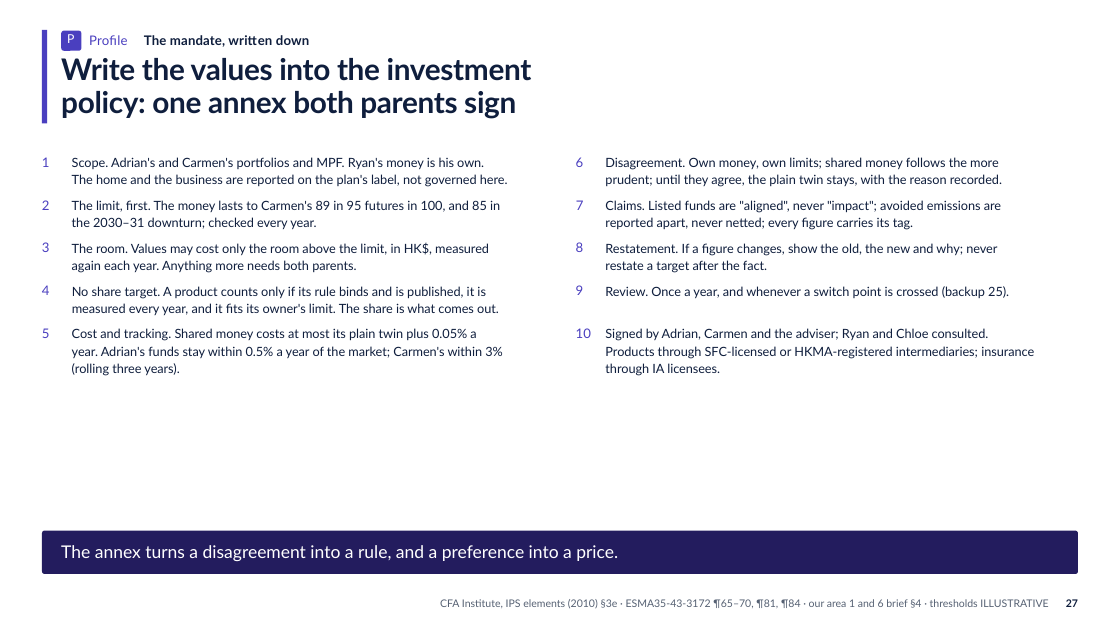
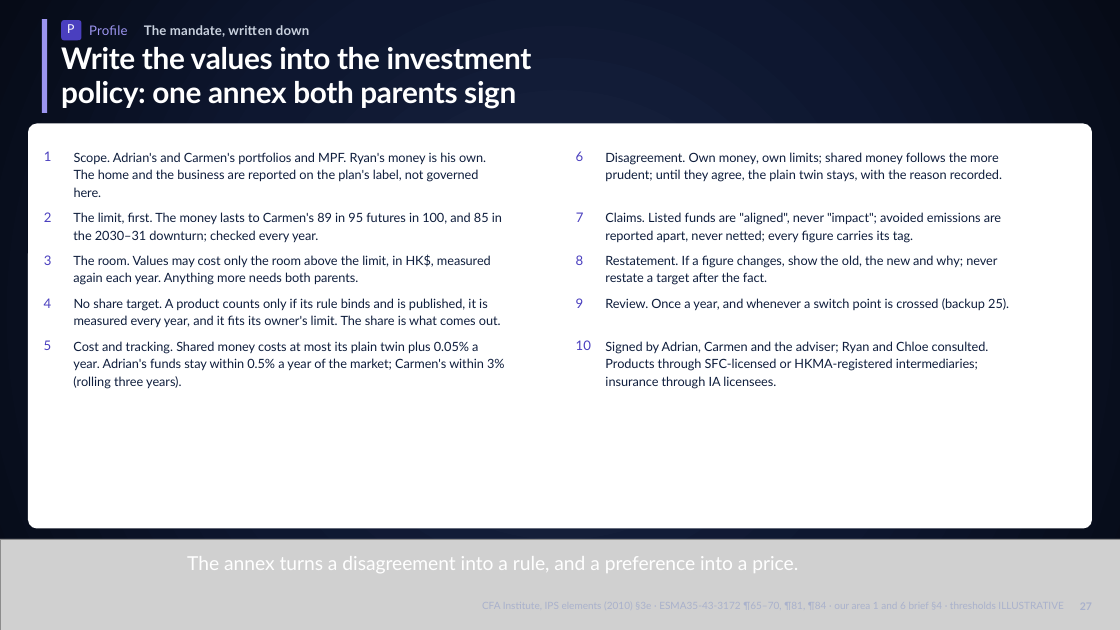
Before and after one commit to Peeradonn/finplan, a slide deck: slide 28 of Final/deck/Axis.pptx. Drawn at 1120x630 pixels with LibreOffice and Linux fonts; fonts in the diff are those of the drawing; grey boxes stand for pictures. Boxes give left, top, right and bottom in pixels: in the first picture for what was removed or moved away, otherwise in the second. Text is boxed around its words. In the diff, an @@ line names an element or a change of style, - is before the commit and + after.

```diff
--- a/Final/deck/Axis.pptx
+++ b/Final/deck/Axis.pptx
@@ background #FFFFFF to gradient #1C2846 to #0E1730 to #060B17 @@
@@ 4 texts, 1 rounded rectangle, 1 rectangle: place and size @@
-4 texts, 1 rounded rectangle, 1 rectangle at (42,29,532,124)
+4 texts, 1 rounded rectangle, 1 rectangle at (42,19,532,113)
@@ rectangle at (42,19,47,113): fill #4A3FBF to #9C95F0 @@
@@ text "Profile" at (89,25,127,35): text colour #4A3FBF to #9C95F0 @@
@@ text "The mandate, written down" at (144,25,309,37): text colour #0F1E3D to #C9D1DE @@
@@ text "Write the values into the ..." at (61,47,532,109): text colour #0F1E3D to #FFFFFF @@
@@ rounded rectangle added at (28,124,1092,528), fill #FFFFFF @@
@@ 3 texts: place and size @@
-3 texts at (42,157,1002,187)
+3 texts at (44,151,1002,182)
@@ text at (74,169,479,197): text changed @@
-The home and the business are reported on the plan's label, not governed here.
+The home and the business are reported on the plan's label, not governed
+here.
@@ 11 texts: place and size @@
-11 texts at (42,200,1009,338)
+11 texts at (44,212,1009,350)
@@ 4 texts: place and size @@
-4 texts at (72,200,503,376)
+4 texts at (73,212,505,389)
@@ text at (605,358,978,389): spaces changed @@
-Products through SFC-licensed or HKMA-registered intermediaries; insurance
-through IA licensees.
+Products through SFC-licensed or HKMA-registered intermediaries;
+insurance through IA licensees.
@@ text "Signed by Adrian, Carmen and ...": place and size @@
-text "Signed by Adrian, Carmen and ..." at (605,328,1034,376)
+text "Signed by Adrian, Carmen and ..." at (605,341,989,389)
@@ picture added at (0,539,1120,630) @@
@@ rounded rectangle removed at (42,531,1078,575) @@
@@ text "The annex turns a disagreement ...": place and size @@
-text "The annex turns a disagreement ..." at (61,545,618,561)
+text "The annex turns a disagreement ..." at (187,556,798,573)
@@ text "The annex turns a disagreement ..." at (187,556,798,573): size 15 to 16.5 pt; line spacing 19.2pt to 20.6pt @@
@@ text removed at (440,599,1048,609) @@
-CFA Institute, IPS elements (2010) §3e · ESMA35-43-3172 ¶65–70, ¶81, ¶84 · our area 1 and 6 brief §4 · thresholds ILLUSTRATIVE
@@ text removed at (1066,599,1078,607) @@
-27
```
Also in this commit, not shown: 25 other slides changed, 11 other files.
